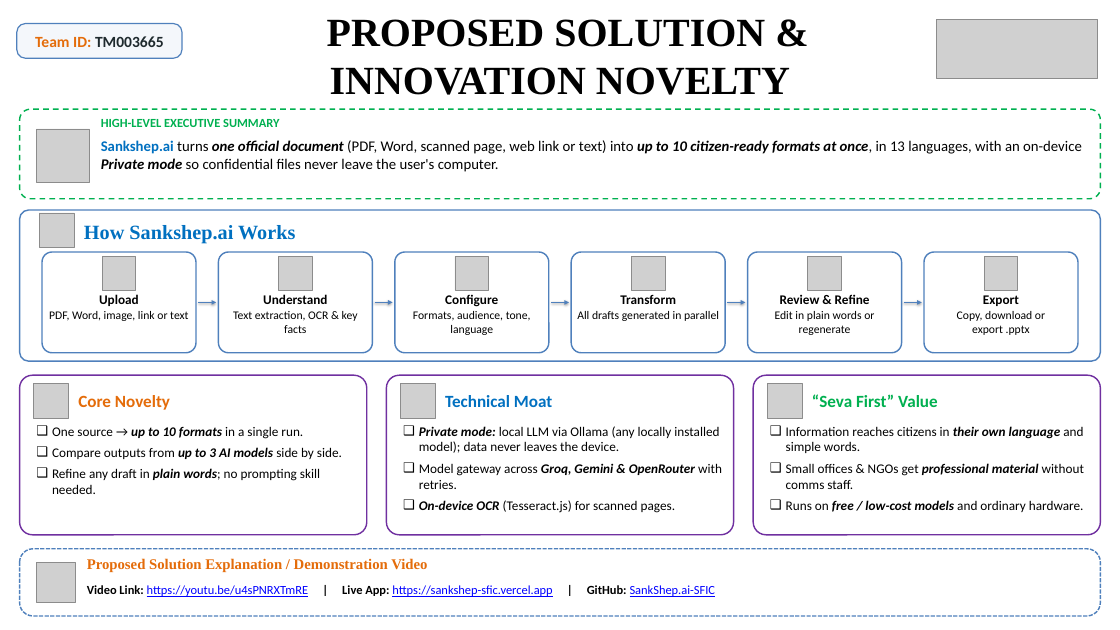
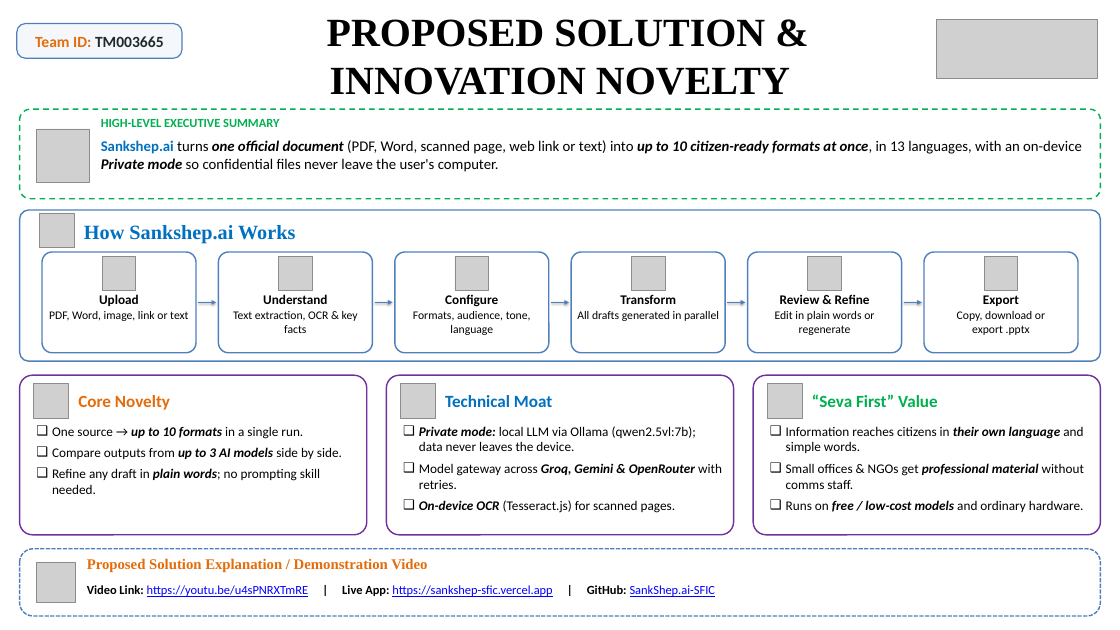
Before and after one commit to SiddharthDevmurari/SankShep.ai-SFIC, a slide deck: slide 3 of SFIC Synopsis PPT.pptx. Drawn at 1120x630 pixels with LibreOffice and Linux fonts; fonts in the diff are those of the drawing; grey boxes stand for pictures. Boxes give left, top, right and bottom in pixels: in the first picture for what was removed or moved away, otherwise in the second. Text is boxed around its words. In the diff, an @@ line names an element or a change of style, - is before the commit and + after.

```diff
--- a/SFIC Synopsis PPT.pptx
+++ b/SFIC Synopsis PPT.pptx
@@ text at (x1=419, y1=426, x2=696, y2=451): text changed @@
-❑ Private mode: local LLM via Ollama (any locally installed model); data never leaves the device.
+❑ Private mode: local LLM via Ollama (qwen2.5vl:7b); data never leaves the device.
```
Also in this commit, not shown: 4 other slides changed, 1 other file.
